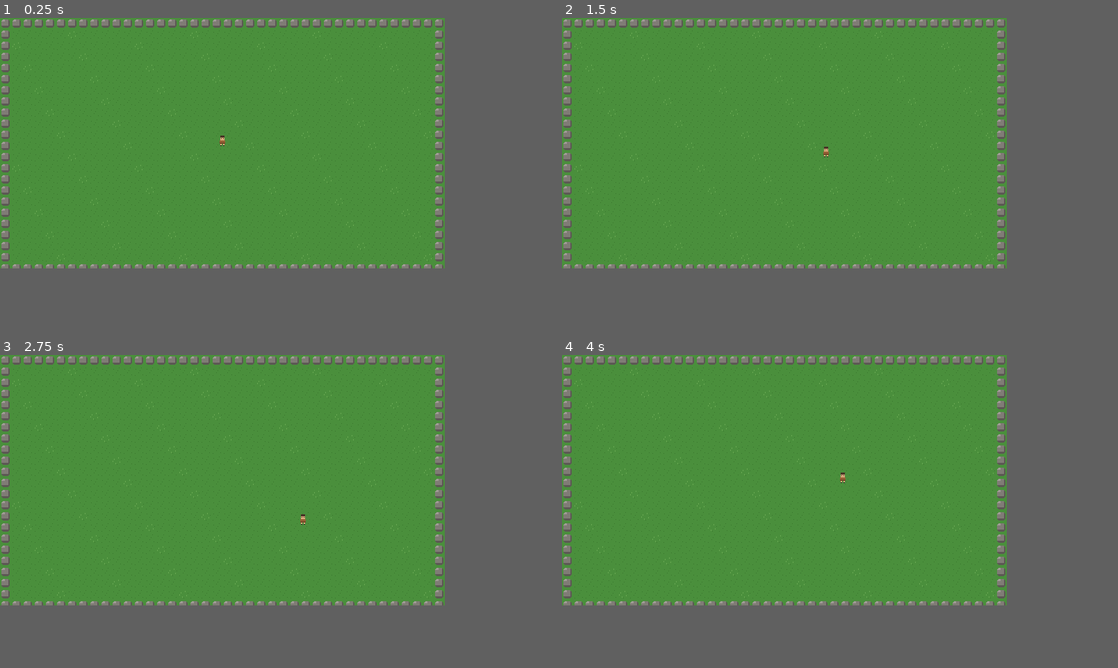
Above: before the commit, frames 1-4 (two rows, left to right).
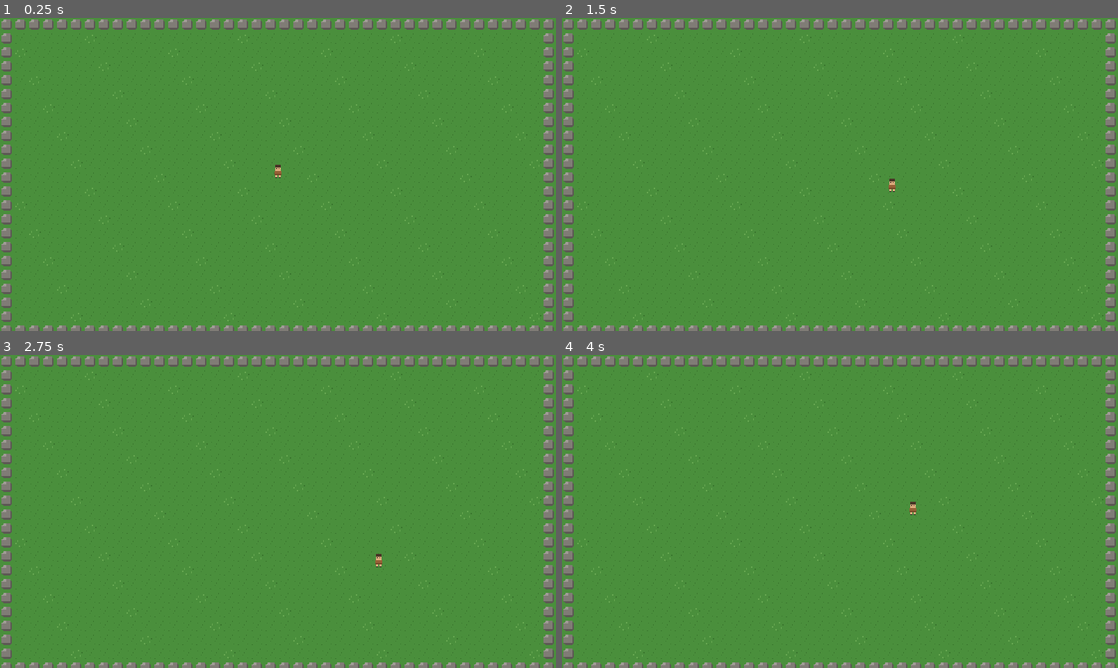
Above: after the commit, the same moments.

Repository: JunLee8108/Stoneage
Game: Godot game, scene res://field.tscn
Two runs of this game, one before a commit and one after it. Both use one fixed random seed, a clock stepped at 60 frames per second and the inputs below.
Inputs:
- Up to frame 1 (0.25 s): no input
- Up to frame 2 (1.5 s): tap Enter at 0.5 s; hold Right (move_right) 0.53-1.28 s; hold Down (move_down) from 1.28 s (still down)
- Up to frame 3 (2.75 s): release Down (move_down) at 2.03 s; hold Right (move_right) from 2.03 s (still down)
- Up to frame 4 (4 s): release Right (move_right) at 2.78 s; hold Up (move_up) 2.78-3.53 s; tap Space at 3.5 s; hold Left (move_left) from 3.53 s (still down)
The window is 640x360 before the commit and 800x450 after it. Grey fills any space a smaller window leaves; there, only what the larger window draws over its background counts as a difference.

The runs differ from the first frame. In frame 1, 11% of the frame differs, in the area x 0-100%, y 0-100%; in frame 2, 11%; in frame 3, 11%; in frame 4, 11%.

Commit message:
게임 창 크기 2배(1280×720)로 분리: 뷰포트는 640×360 유지, integer scale 적용
Co-Authored-By: Claude Fable 5 <noreply@anthropic.com>
Claude-Session: https://claude.ai/code/session_019nLczVo6RGNCtNR613NpEv

Diff:
--- a/project.godot
+++ b/project.godot
@@ -19,6 +19,8 @@
 
 window/size/viewport_width=640
 window/size/viewport_height=360
+window/size/window_width_override=1280
+window/size/window_height_override=720
 window/stretch/mode="viewport"
 window/stretch/scale_mode="integer"
 
